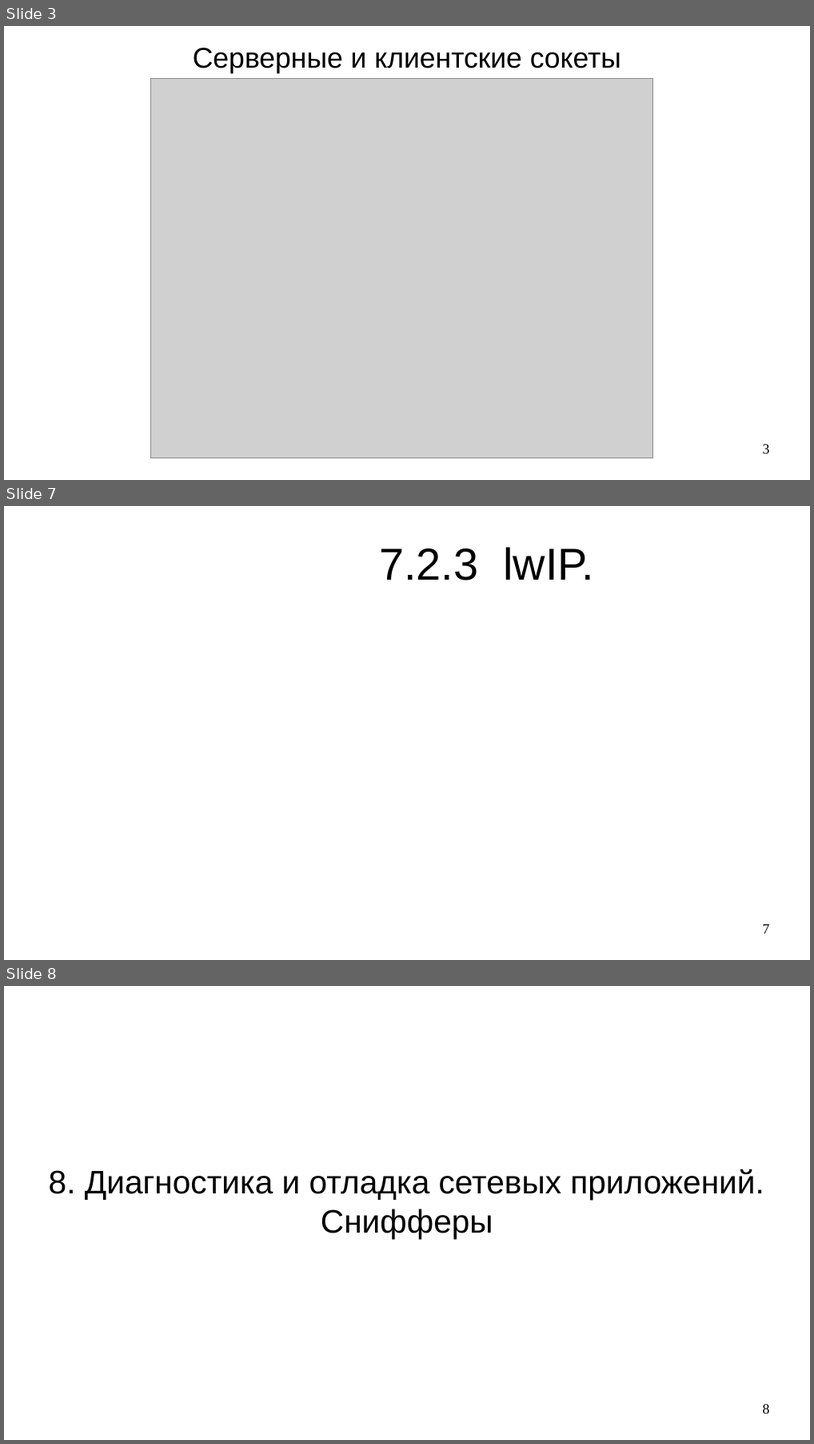
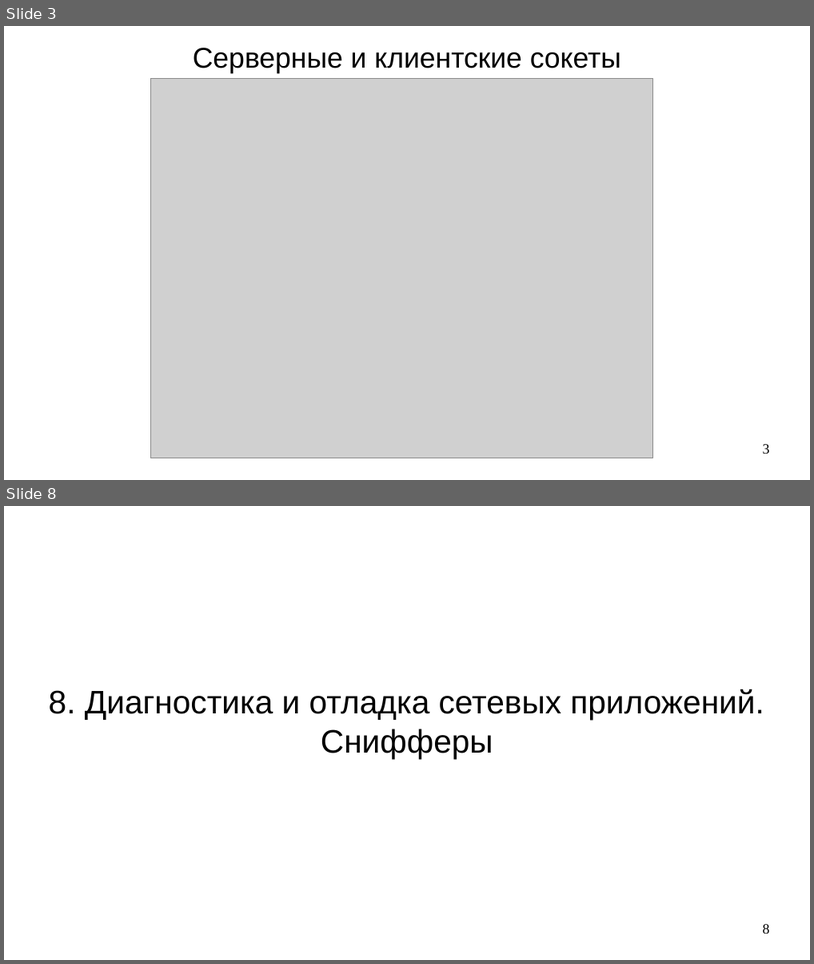
Before and after one commit to steelcraft/stud-lab, a slide deck: Лекции/CBNET01#L5.odp. Shown one above the other, each under a label of ours: slides 3, 7 and 8 before the commit, slides 3 and 8 after it; the slides between them are not shown. The pictures are 814x1444 and 814x964 pixels, drawn with LibreOffice and Linux fonts; fonts in the diff are those of the drawing; grey boxes stand for pictures. Boxes give left, top, right and bottom in pixels: in the first picture for what was removed or moved away, otherwise in the second. Text is boxed around its words. In the diff, an @@ line names an element or a change of style, - is before the commit and + after.

```diff
--- a/Лекции/CBNET01#L5.odp
+++ b/Лекции/CBNET01#L5.odp
@@ slide 7 removed at <box>4,506,810,960</box>, background #FFFFFF @@
@@ title removed at <box>379,547,594,580</box> @@
-7.2.3 lwIP.
@@ page number removed at <box>763,924,770,933</box> @@
-7
```
Also in this commit, not shown: 2 slides changed, 2 slides added, 1 other slide removed.
